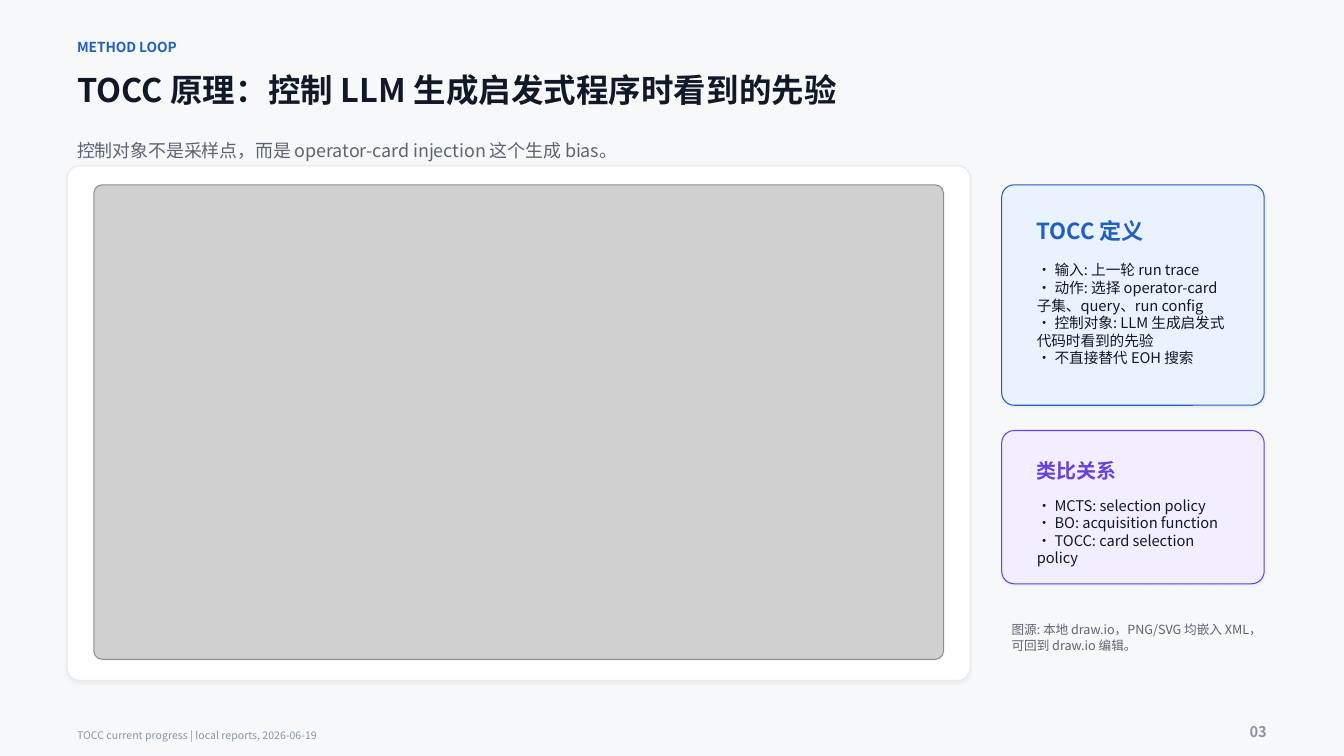
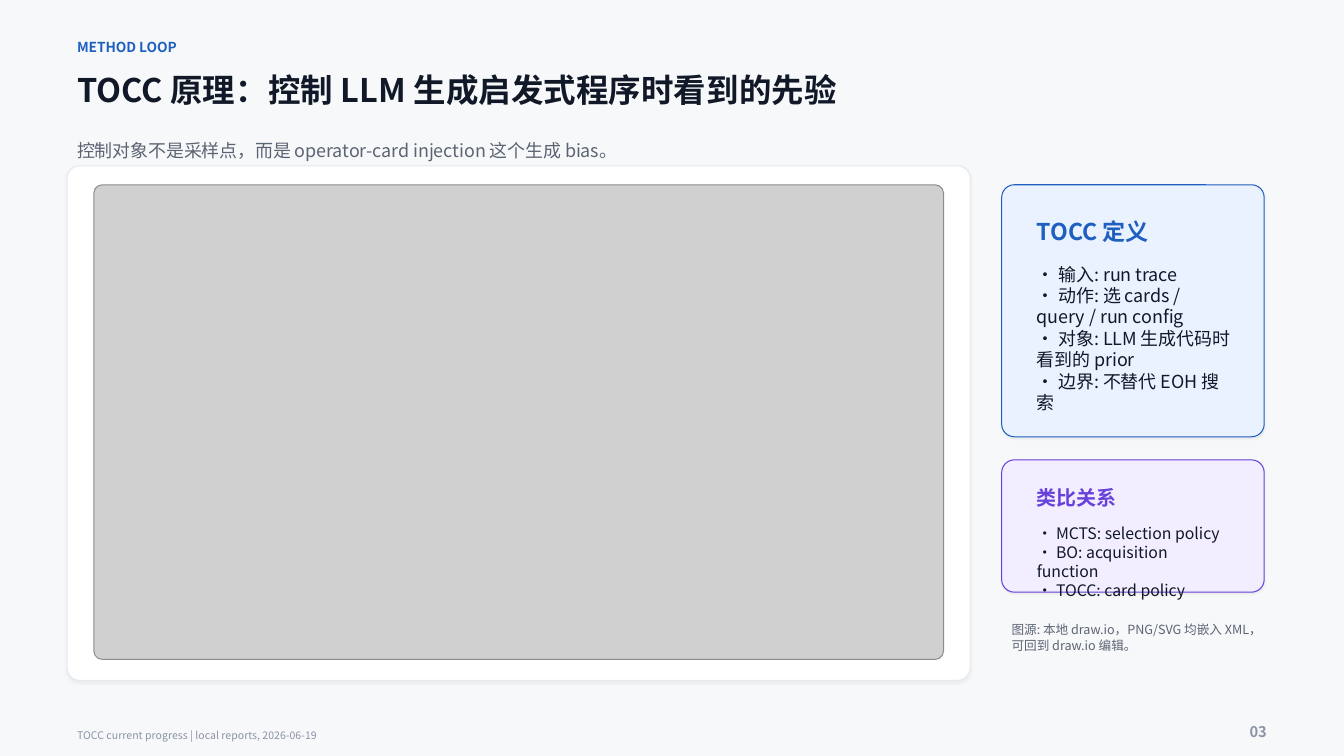
Before and after one commit to gjd12345/agent_go, a slide deck: slide 3 of eoh_go_workspace/reports/auto_experiment_reports/tocc_current_progress_20260619.pptx. Drawn at 1344x756 pixels with LibreOffice and Linux fonts; fonts in the diff are those of the drawing; grey boxes stand for pictures. Boxes give left, top, right and bottom in pixels: in the first picture for what was removed or moved away, otherwise in the second. Text is boxed around its words. In the diff, an @@ line names an element or a change of style, - is before the commit and + after.

Commit message:
docs(tocc): enlarge deck definition text

```diff
--- a/eoh_go_workspace/reports/auto_experiment_reports/tocc_current_progress_20260619.pptx
+++ b/eoh_go_workspace/reports/auto_experiment_reports/tocc_current_progress_20260619.pptx
@@ rounded rectangle: place and size @@
-rounded rectangle at (1002,185,1264,405)
+rounded rectangle at (1002,185,1264,437)
@@ rounded rectangle at (1002,185,1264,437): proportions changed @@
@@ text "TOCC 定义" at (1037,220,1149,242): size 15.8 to 16.5 pt @@
@@ text at (1037,266,1230,411): text changed; size 10.5 to 12.8 pt @@
-• 输入: 上一轮 run trace
-• 动作: 选择 operator-card 子集、query、run config
-• 控制对象: LLM 生成启发式代码时看到的先验
-• 不直接替代 EOH 搜索
+• 输入: run trace
+• 动作: 选 cards / query / run config
+• 对象: LLM 生成代码时看到的 prior
+• 边界: 不替代 EOH 搜索
@@ rounded rectangle at (1002,460,1264,592): proportions changed @@
@@ rounded rectangle: place and size @@
-rounded rectangle at (1002,431,1264,584)
+rounded rectangle at (1002,460,1264,592)
@@ text "类比关系": place and size @@
-text "类比关系" at (1037,461,1117,480)
+text "类比关系" at (1037,488,1117,507)
@@ text "• MCTS: selection policy": place and size @@
-text "• MCTS: selection policy" at (1037,499,1218,567)
+text "• MCTS: selection policy" at (1037,526,1220,600)
@@ text at (1037,526,1220,577): size 10.5 to 11.2 pt in "• MCTS: selection policy", "• BO: acquisition function" @@
@@ text at (1056,583,1186,600): text changed; size 10.5 to 11.2 pt @@
-• TOCC: card selection policy
+• TOCC: card policy
```
Also in this commit, not shown: 1 other slide changed.
